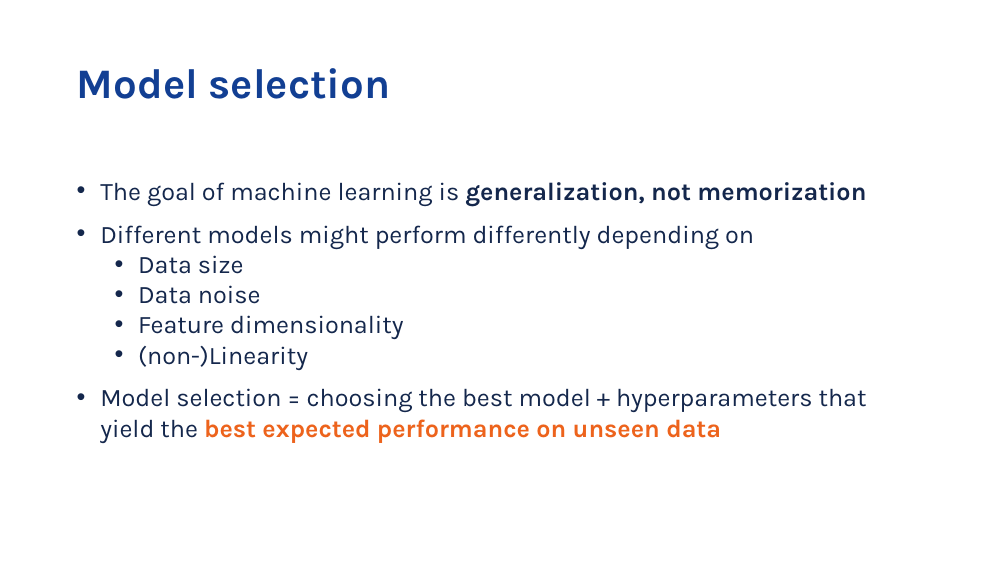
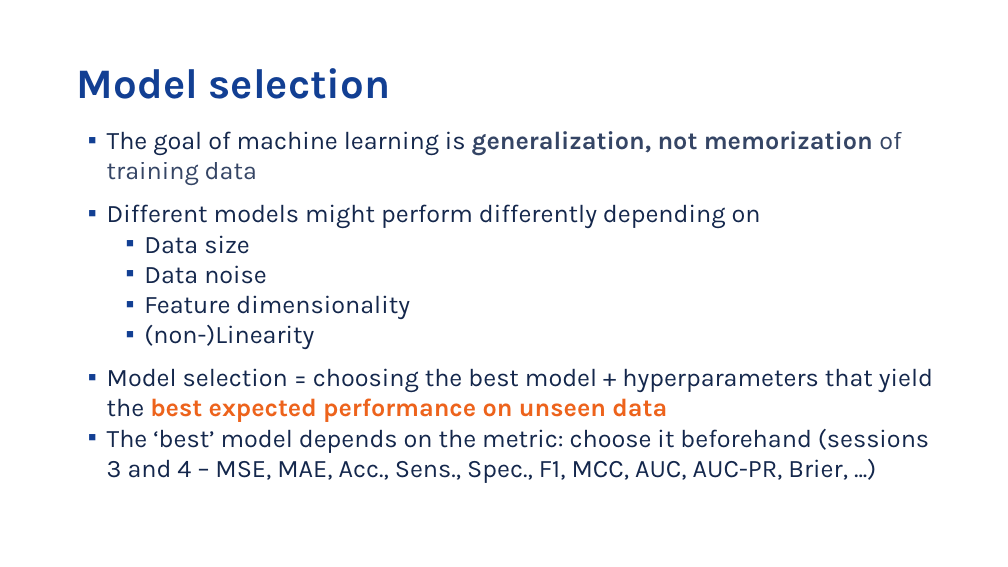
Before and after one commit to vib-training-conferences/machine-learning-and-deep-learning-fundamentals, a slide deck: slide 6 of docs/day-1-session-5-model-selection.pptx (slide 4 before the commit). Drawn at 1008x567 pixels with LibreOffice and Linux fonts; fonts in the diff are those of the drawing; background and template pictures are left out. Boxes give left, top, right and bottom in pixels: in the first picture for what was removed or moved away, otherwise in the second. Text is boxed around its words. In the diff, an @@ line names an element or a change of style, - is before the commit and + after.

```diff
--- a/docs/day-1-session-5-model-selection.pptx
+++ b/docs/day-1-session-5-model-selection.pptx
@@ text "The goal of machine learning ...": place and size @@
-text "The goal of machine learning ..." at <box>100,182,867,443</box>
+text "The goal of machine learning ..." at <box>107,131,933,483</box>
@@ text at <box>107,131,901,185</box>: text changed; text colour #14274C to #14274C at 85% opacity; bold off @@
-• The goal of machine learning is generalization, not memorization
+▪ The goal of machine learning is generalization, not memorization of training data
@@ text at <box>107,204,933,422</box>: bullet • to ▪ @@
@@ text at <box>107,429,929,483</box>: paragraph added @@
+▪ The ‘best’ model depends on the metric: choose it beforehand (sessions 3 and 4 – MSE, MAE, Acc., Sens., Spec., F1, MCC, AUC, AUC-PR, Brier, ...)
```
Also in this commit, not shown: 7 other slides changed, 24 slides added, 2 slides removed, 13 other files.
